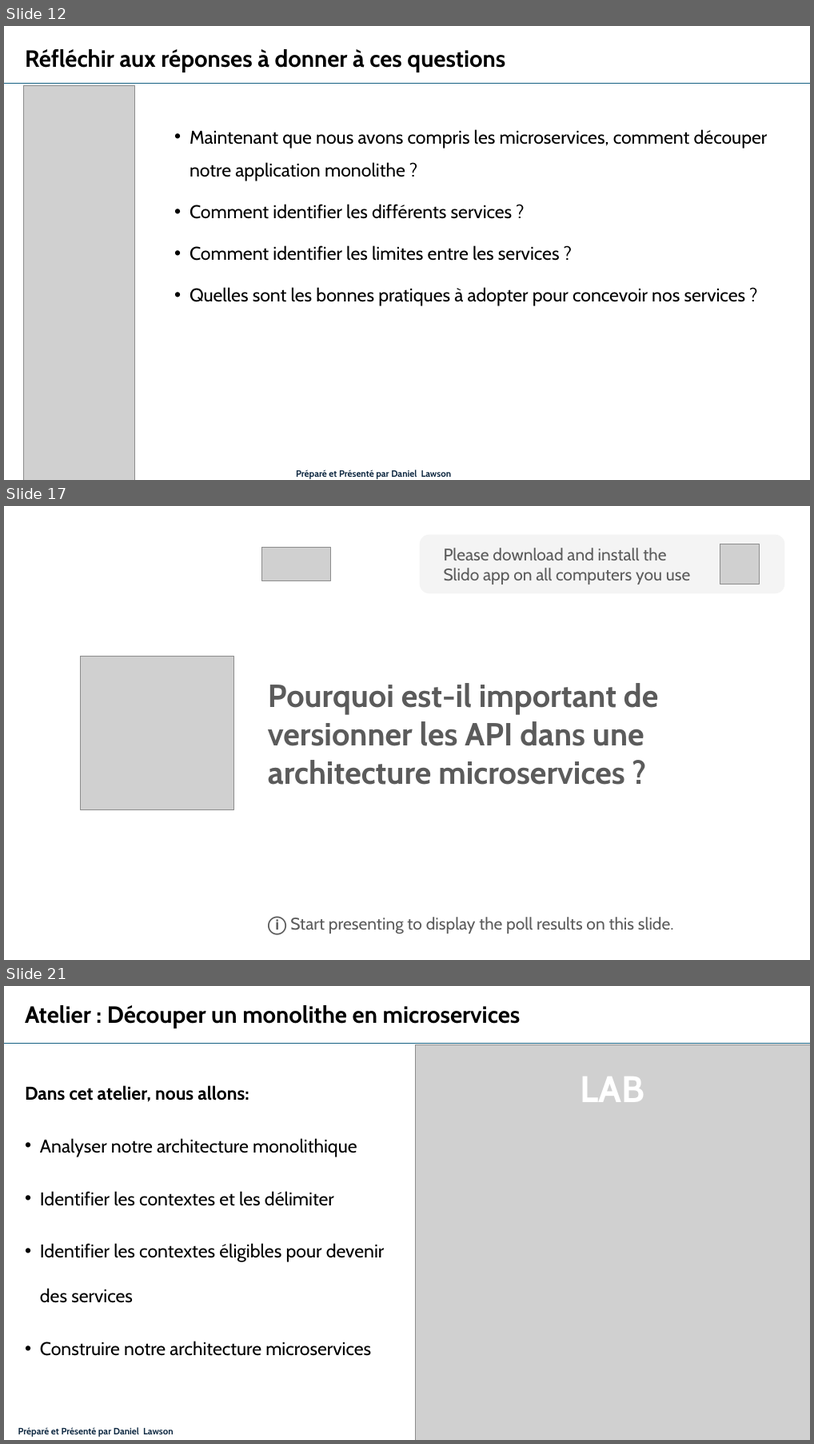
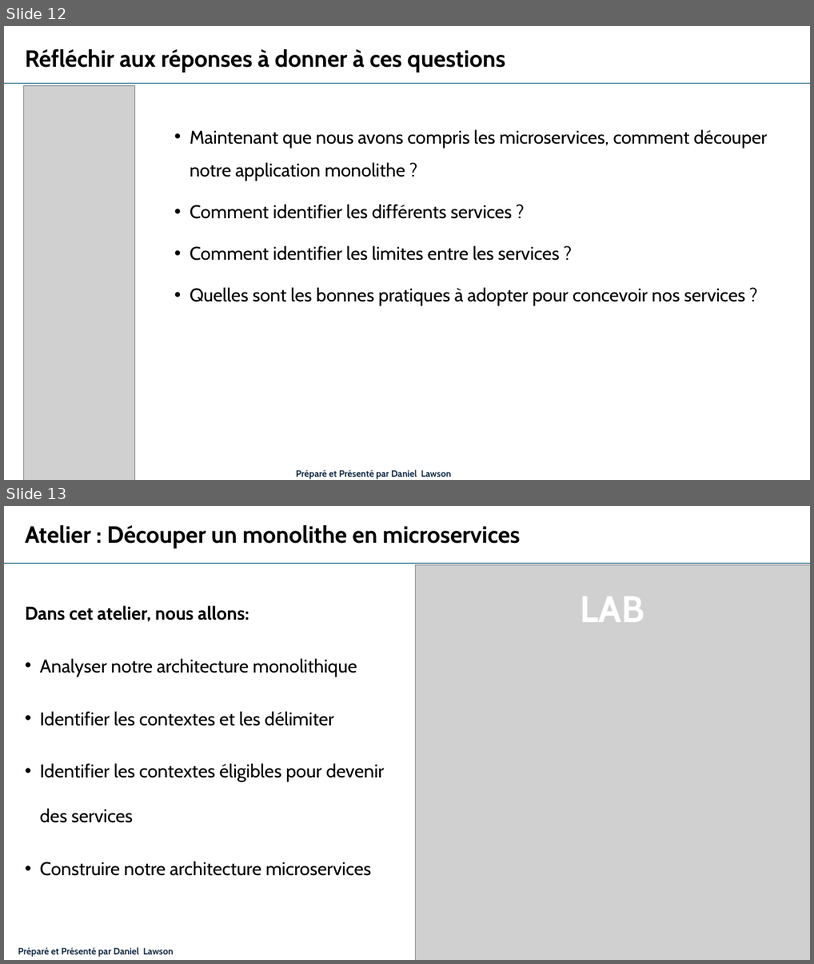
Before and after one commit to danylaws/microservices-course-efrei, a slide deck: Mod-2_Conception-des-microservices/Mod-2_Conception-des-microservices.pptx. Shown one above the other, each under a label of ours: slides 12, 17 and 21 before the commit, slides 12 and 13 after it; the slides between them are not shown. The pictures are 814x1444 and 814x964 pixels, drawn with LibreOffice and Linux fonts; fonts in the diff are those of the drawing; grey boxes stand for pictures. Boxes give left, top, right and bottom in pixels: in the first picture for what was removed or moved away, otherwise in the second. Text is boxed around its words. In the diff, an @@ line names an element or a change of style, - is before the commit and + after.

```diff
--- a/Mod-2_Conception-des-microservices/Mod-2_Conception-des-microservices.pptx
+++ b/Mod-2_Conception-des-microservices/Mod-2_Conception-des-microservices.pptx
@@ slide 17 removed at (4, 506, 810, 960), background #FFFFFF @@
@@ picture removed at (262, 547, 330, 582) @@
@@ rounded rectangle removed at (420, 535, 786, 593) @@
-Please download and install the Slido app on all computers you use
@@ picture removed at (720, 544, 759, 584) @@
@@ picture removed at (81, 656, 234, 809) @@
@@ rectangle removed at (262, 676, 746, 790) @@
-Pourquoi est-il important de versionner les API dans une architecture microservices ?
@@ text removed at (268, 916, 674, 935) @@
-ⓘ Start presenting to display the poll results on this slide.
@@ what was slide 21 is now slide 13 @@
```
Also in this commit, not shown: 1 slide added, 7 other slides removed, 1 other file.
